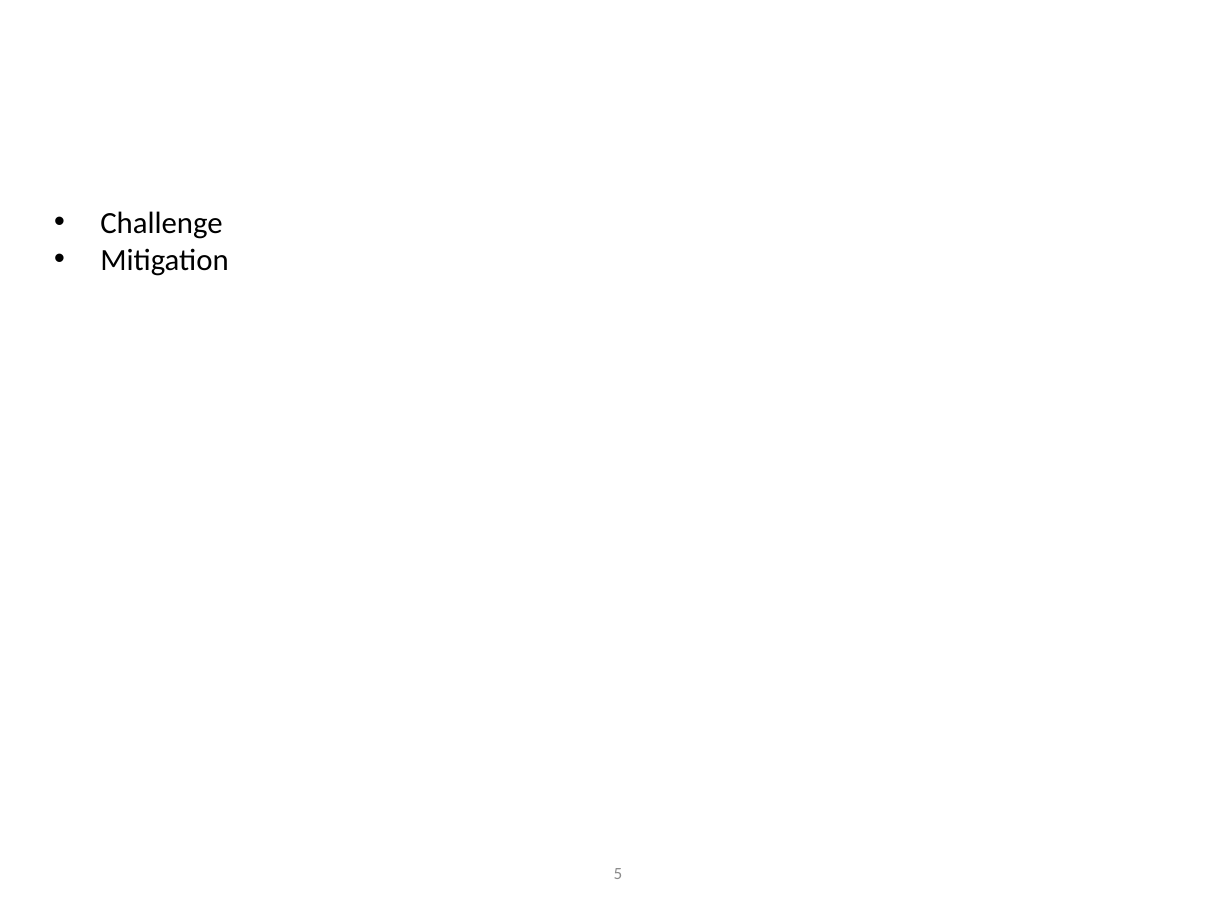
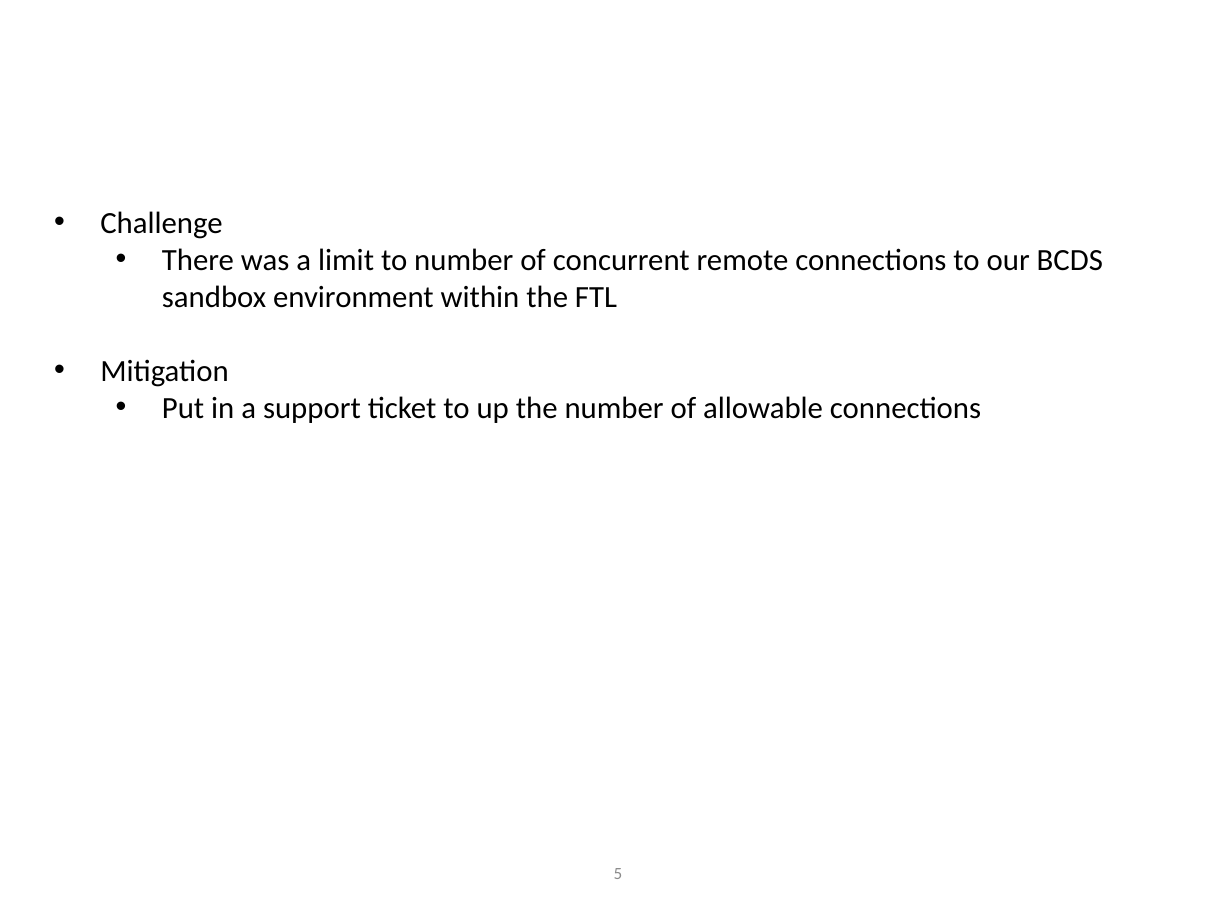
Before and after one commit to VHAINNOVATIONS/BCDS, a slide deck: slide 6 of Documentation/Meeting Minutes/Sprint Review and Planning Meeting/BCDSS_Sprint_2_Review_Sprint_3_Planning.pptx. Drawn at 1232x924 pixels with LibreOffice and Linux fonts; fonts in the diff are those of the drawing; background and template pictures are left out. Boxes give left, top, right and bottom in pixels: in the first picture for what was removed or moved away, otherwise in the second. Text is boxed around its words. In the diff, an @@ line names an element or a change of style, - is before the commit and + after.

```diff
--- a/Documentation/Meeting Minutes/Sprint Review and Planning Meeting/BCDSS_Sprint_2_Review_Sprint_3_Planning.pptx
+++ b/Documentation/Meeting Minutes/Sprint Review and Planning Meeting/BCDSS_Sprint_2_Review_Sprint_3_Planning.pptx
@@ text at bbox=[162, 248, 1103, 308]: paragraph added @@
+  • There was a limit to number of concurrent remote connections to our BCDS sandbox environment within the FTL
@@ text at bbox=[162, 396, 981, 423]: paragraph added @@
+  • Put in a support ticket to up the number of allowable connections
```
Also in this commit, not shown: 8 other slides changed.
